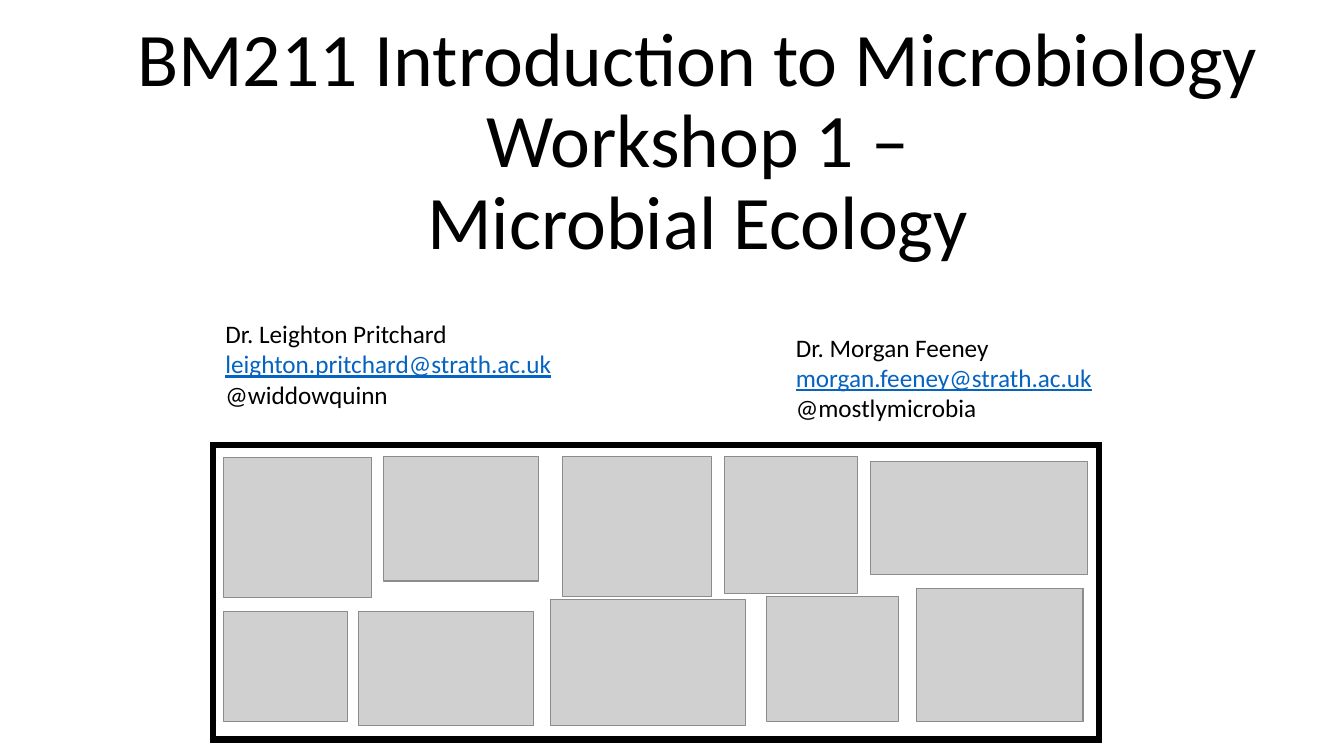
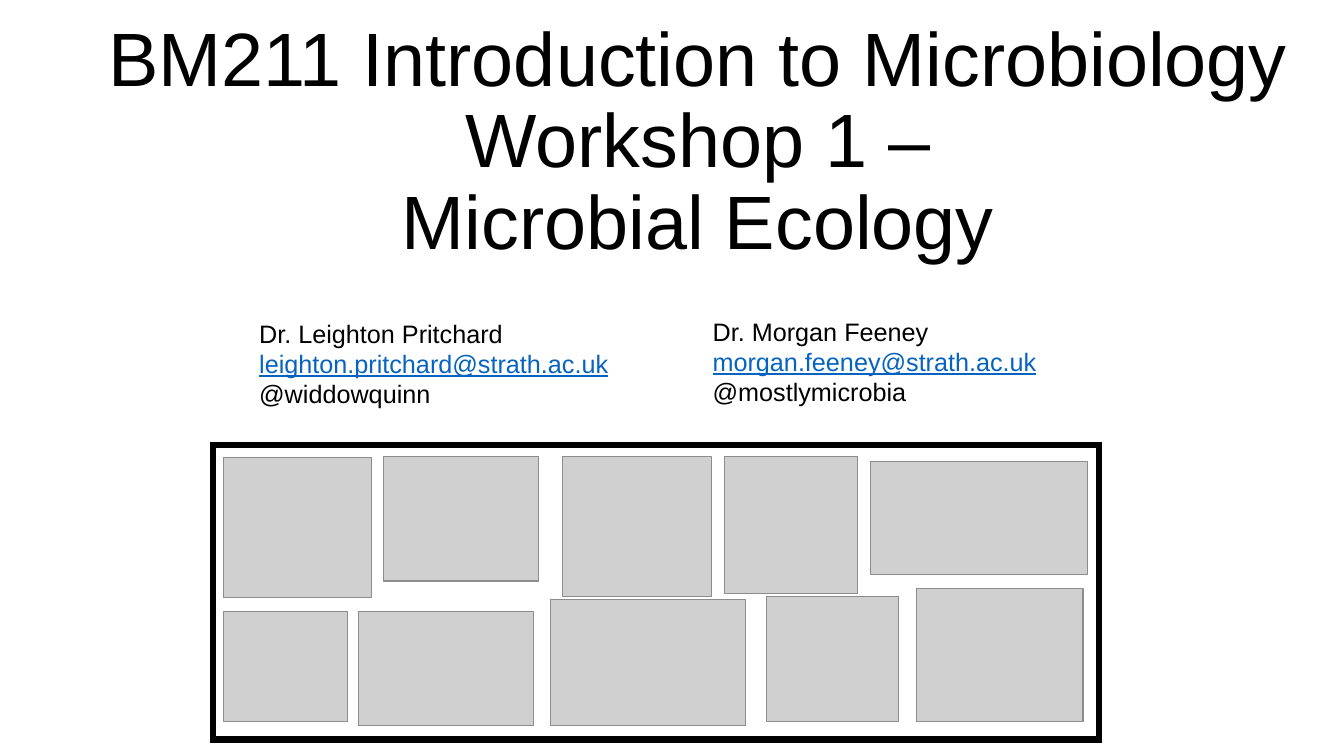
Before and after one commit to mafeeney/BM211, a slide deck: slide 1 of workshop1/BM211 workshop 1 2024.pptx. Drawn at 1344x756 pixels with LibreOffice and Linux fonts; fonts in the diff are those of the drawing; grey boxes stand for pictures. Boxes give left, top, right and bottom in pixels: in the first picture for what was removed or moved away, otherwise in the second. Text is boxed around its words. In the diff, an @@ line names an element or a change of style, - is before the commit and + after.

Commit message:
update to workshop 1

```diff
--- a/workshop1/BM211 workshop 1 2024.pptx
+++ b/workshop1/BM211 workshop 1 2024.pptx
@@ text "Dr. Leighton Pritchard" moved from (x1=225, y1=325, x2=551, y2=408) to (x1=259, y1=324, x2=608, y2=409) @@
@@ font Calibri to Arial in 3 elements at (x1=108, y1=31, x2=1287, y2=263), (x1=259, y1=324, x2=608, y2=409), (x1=713, y1=323, x2=1037, y2=407) @@
@@ text "Dr. Morgan Feeney morgan.feeney@strath.ac.uk @mostlymicrobia" moved from (x1=796, y1=340, x2=1092, y2=421) to (x1=713, y1=323, x2=1037, y2=407) @@
```
Also in this commit, not shown: 3 other slides changed, 3 slides added, 1 slide removed, 1 other file.
